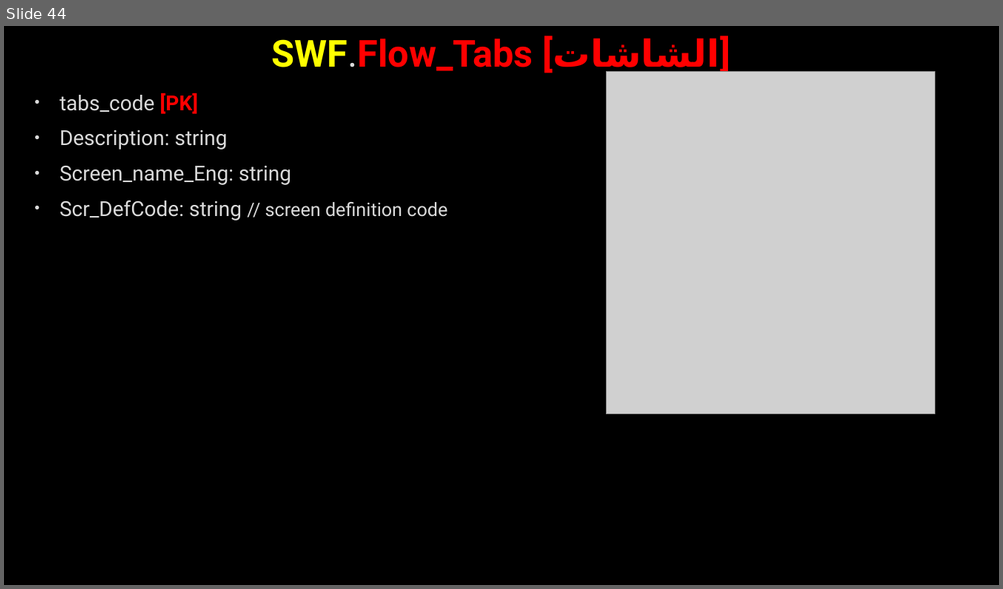
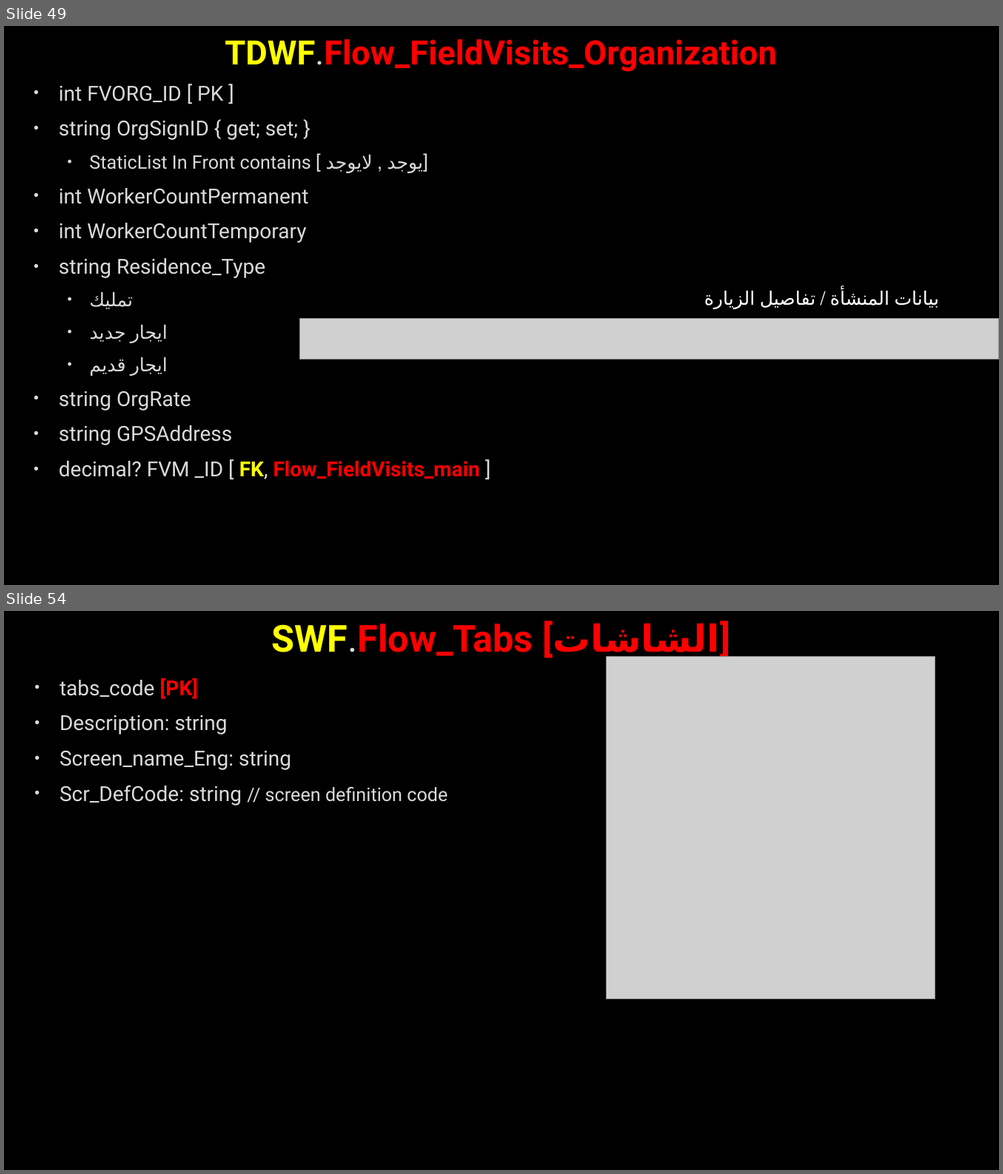
Before and after one commit to AhmedMohamedSamir1/Summary, a slide deck: Dot Net/Business.pptx. Shown one above the other, each under a label of ours: slide 44 before the commit, slides 49 and 54 after it; the slides between them are not shown. The pictures are 1003x589 and 1003x1174 pixels, drawn with LibreOffice and Linux fonts; fonts in the diff are those of the drawing; grey boxes stand for pictures; background and template pictures are left out. Boxes give left, top, right and bottom in pixels: in the first picture for what was removed or moved away, otherwise in the second. Text is boxed around its words. In the diff, an @@ line names an element or a change of style, - is before the commit and + after.

```diff
--- a/Dot Net/Business.pptx
+++ b/Dot Net/Business.pptx
@@ slide 49 added at (x1=4, y1=26, x2=999, y2=585), background picture (left out) @@
@@ title added at (x1=225, y1=39, x2=777, y2=72), 32.4 pt, text #FF0000, bold @@
+TDWF.Flow_FieldVisits_Organization
@@ text added at (x1=59, y1=86, x2=480, y2=480), 20 pt, text #DADADA @@
+• int FVORG_ID [ PK ]
+• string OrgSignID { get; set; }
+  • StaticList In Front contains [ يوجد , لايوجد]
+• int WorkerCountPermanent
+• int WorkerCountTemporary
+• string Residence_Type
+  • تمليك
+  • ايجار جديد
+  • ايجار قديم
+• string OrgRate
+• string GPSAddress
+• decimal? FVM _ID [ FK, Flow_FieldVisits_main ]
@@ text added at (x1=894, y1=291, x2=939, y2=308), 18 pt, text #FFFFFF @@
+بيانات المنشأة / تفاصيل الزيارة
@@ picture added at (x1=300, y1=318, x2=999, y2=360) @@
@@ what was slide 44 is now slide 54 @@
```
Also in this commit, not shown: 6 slides changed, 16 other slides added, 4 other files.
